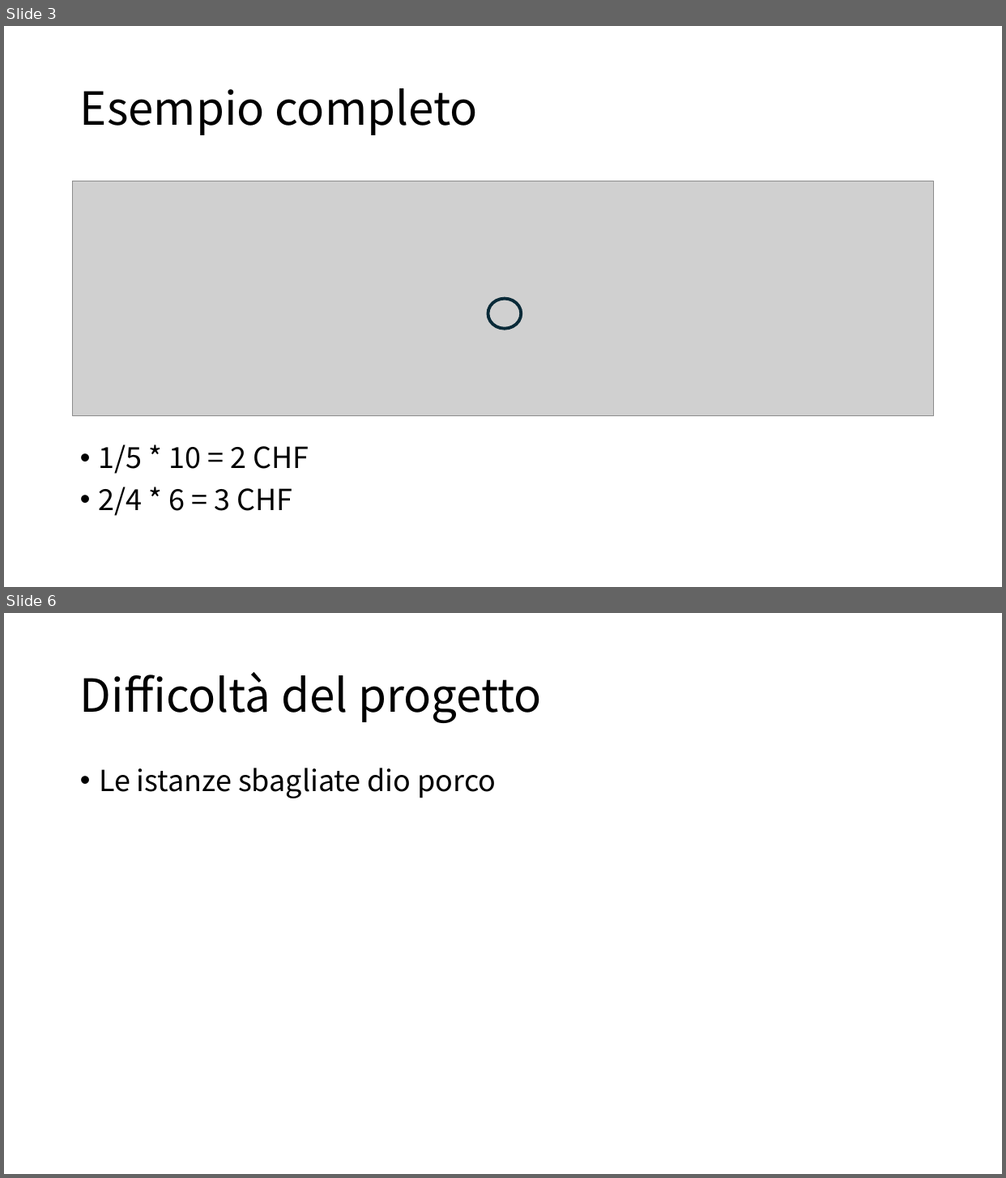
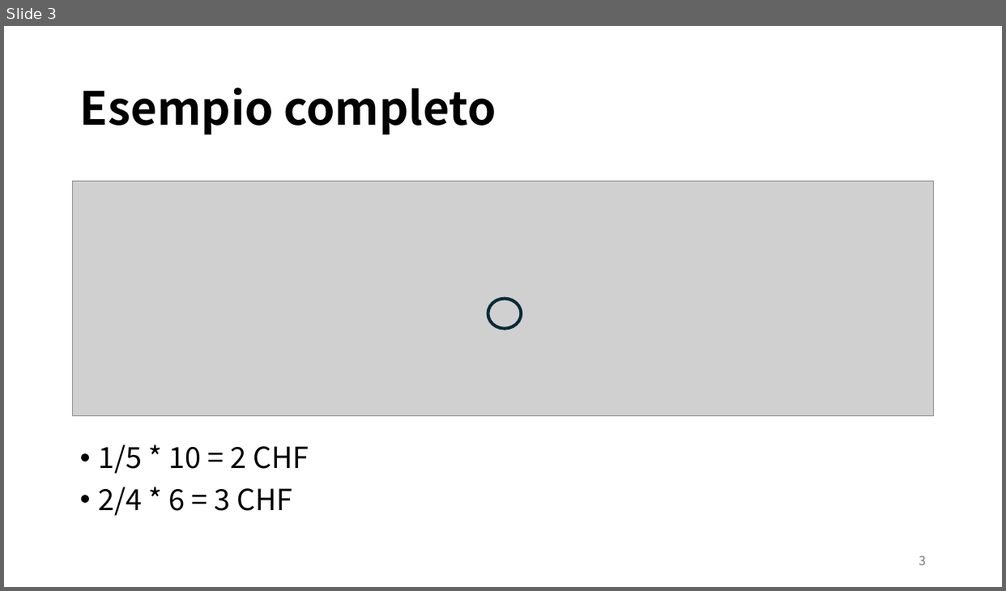
Before and after one commit to MicheaColautti/FigurePanini, a slide deck: src/Presentation/ProgettoAlgovitmi.pptx. Shown one above the other, each under a label of ours: slides 3 and 6 before the commit, slide 3 after it; the slides between them are not shown. The pictures are 1006x1178 and 1006x591 pixels, drawn with LibreOffice and Linux fonts; fonts in the diff are those of the drawing; grey boxes stand for pictures. Boxes give left, top, right and bottom in pixels: in the first picture for what was removed or moved away, otherwise in the second. Text is boxed around its words. In the diff, an @@ line names an element or a change of style, - is before the commit and + after.

```diff
--- a/src/Presentation/ProgettoAlgovitmi.pptx
+++ b/src/Presentation/ProgettoAlgovitmi.pptx
@@ slide 6 removed at (x1=4, y1=613, x2=1002, y2=1174), background #FFFFFF @@
@@ title removed at (x1=80, y1=672, x2=542, y2=723) @@
-Difficoltà del progetto
@@ text removed at (x1=99, y1=768, x2=496, y2=798) @@
-• Le istanze sbagliate dio porco
@@ slide 3 changed as well @@
@@ title "Esempio completo" at (x1=80, y1=88, x2=496, y2=135): bold on @@
@@ page number added at (x1=918, y1=556, x2=926, y2=565), 12 pt, text #797979 @@
+3
```
Also in this commit, not shown: 4 other slides changed, 2 slides added, 1 other slide removed.
